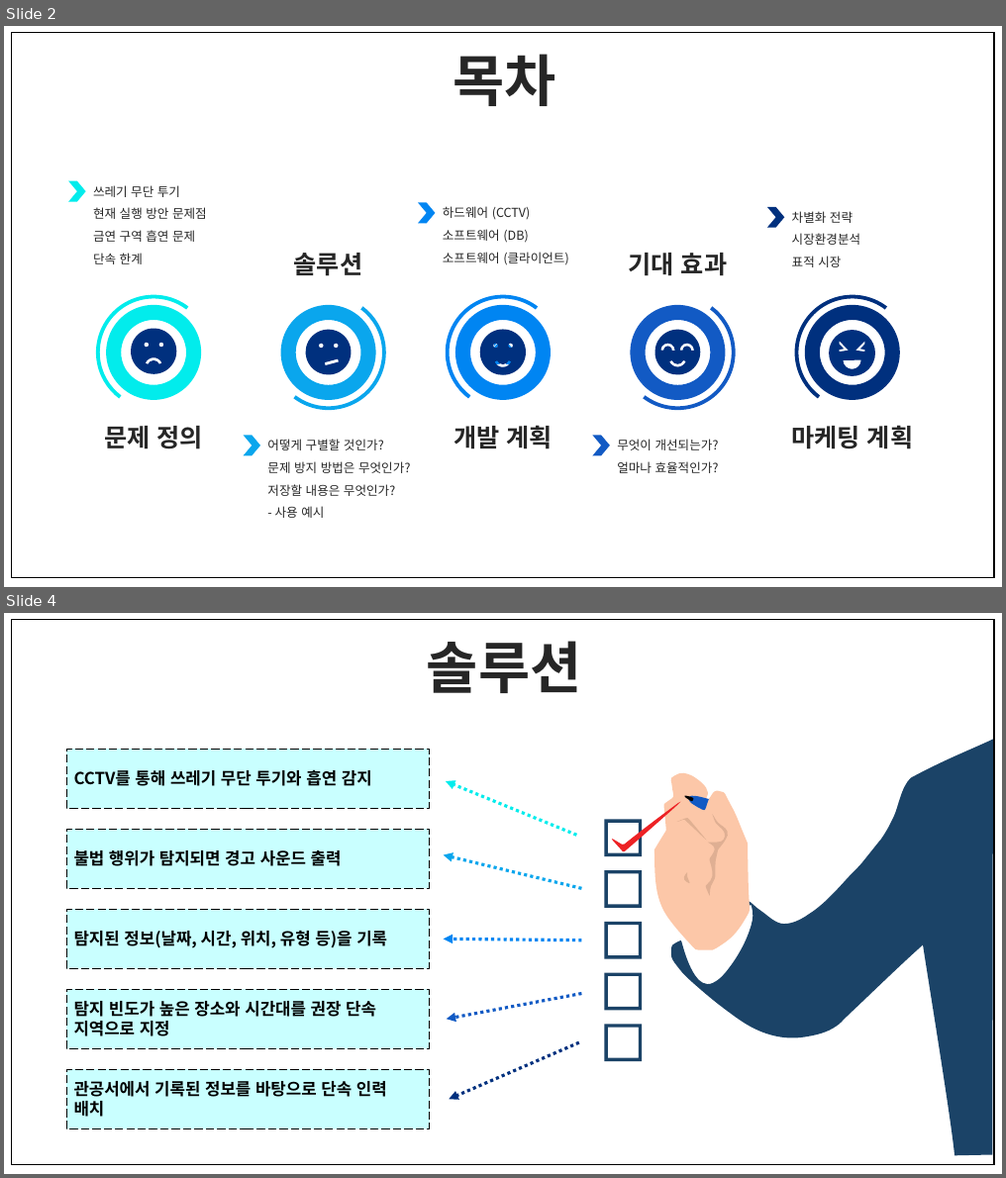
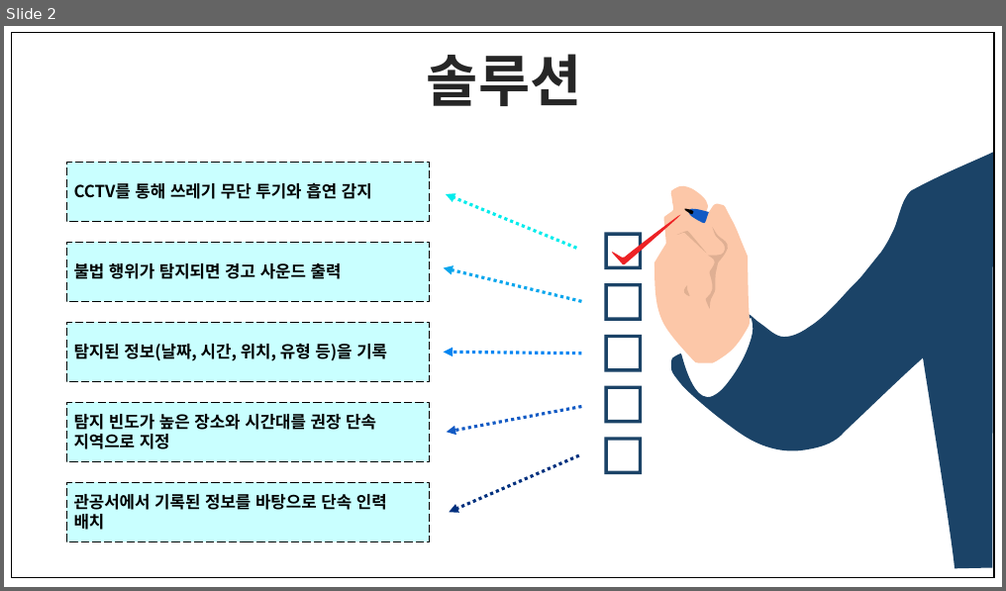
Before and after one commit to Dehkartes/K-Hackaton_11_Zenith, a slide deck: Document/[충청권_1분과_Zenith]/[충청권_1분과_Zenith_솔루션 소개자료].pptx. Shown one above the other, each under a label of ours: slides 2 and 4 before the commit, slide 2 after it; the slides between them are not shown. The pictures are 1006x1178 and 1006x591 pixels, drawn with LibreOffice and Linux fonts; fonts in the diff are those of the drawing. Boxes give left, top, right and bottom in pixels: in the first picture for what was removed or moved away, otherwise in the second. Text is boxed around its words. In the diff, an @@ line names an element or a change of style, - is before the commit and + after.

```diff
--- a/Document/[충청권_1분과_Zenith]/[충청권_1분과_Zenith_솔루션 소개자료].pptx
+++ b/Document/[충청권_1분과_Zenith]/[충청권_1분과_Zenith_솔루션 소개자료].pptx
@@ slide 2 removed at (x1=4, y1=26, x2=1002, y2=587), background #FFFFFF @@
@@ rectangle removed at (x1=12, y1=33, x2=994, y2=577) @@
@@ text removed at (x1=452, y1=54, x2=555, y2=106) @@
-목차
@@ group removed at (x1=68, y1=181, x2=207, y2=265): 4 texts, 1 chevron @@
-쓰레기 무단 투기
-현재 실행 방안 문제점
-금연 구역 흡연 문제
-단속 한계
@@ text removed at (x1=294, y1=253, x2=363, y2=276) @@
-솔루션
@@ group removed at (x1=418, y1=202, x2=568, y2=266): 3 texts, 1 chevron @@
-하드웨어 (CCTV)
-소프트웨어 (DB)
-소프트웨어 (클라이언트)
@@ text removed at (x1=629, y1=253, x2=727, y2=276) @@
-기대 효과
@@ group removed at (x1=767, y1=207, x2=860, y2=268): 3 texts, 1 chevron @@
-차별화 전략
-시장환경분석
-표적 시장
@@ arch (boxed as its full ring) removed at (x1=96, y1=294, x2=211, y2=410) @@
@@ donut removed at (x1=106, y1=305, x2=201, y2=400) @@
@@ arch (boxed as its full ring) removed at (x1=270, y1=294, x2=386, y2=410) @@
@@ donut removed at (x1=281, y1=305, x2=376, y2=400) @@
@@ arch (boxed as its full ring) removed at (x1=446, y1=294, x2=561, y2=410) @@
@@ donut removed at (x1=455, y1=305, x2=550, y2=400) @@
@@ arch (boxed as its full ring) removed at (x1=620, y1=294, x2=736, y2=410) @@
@@ donut removed at (x1=631, y1=305, x2=726, y2=400) @@
@@ arch (boxed as its full ring) removed at (x1=795, y1=294, x2=910, y2=410) @@
@@ donut removed at (x1=805, y1=305, x2=900, y2=400) @@
@@ freeform shape removed at (x1=131, y1=329, x2=176, y2=374) @@
@@ freeform shape removed at (x1=306, y1=330, x2=351, y2=375) @@
@@ freeform shape removed at (x1=480, y1=329, x2=526, y2=374) @@
@@ freeform shape removed at (x1=490, y1=338, x2=516, y2=365) @@
@@ freeform shape removed at (x1=655, y1=330, x2=701, y2=375) @@
@@ freeform shape removed at (x1=829, y1=330, x2=875, y2=376) @@
@@ text removed at (x1=104, y1=426, x2=203, y2=450) @@
-문제 정의
@@ text removed at (x1=453, y1=425, x2=552, y2=450) @@
-개발 계획
@@ chevron removed at (x1=592, y1=436, x2=610, y2=457) @@
@@ text removed at (x1=617, y1=439, x2=719, y2=451) @@
-무엇이 개선되는가?
@@ text removed at (x1=791, y1=425, x2=913, y2=450) @@
-마케팅 계획
@@ text removed at (x1=617, y1=462, x2=719, y2=473) @@
-얼마나 효율적인가?
@@ group removed at (x1=244, y1=436, x2=410, y2=518): 4 texts, 1 chevron @@
-어떻게 구별할 것인가?
-문제 방지 방법은 무엇인가?
-저장할 내용은 무엇인가?
-- 사용 예시
@@ what was slide 4 is now slide 2 @@
```
Also in this commit, not shown: 2 other slides removed, 1 other file.
